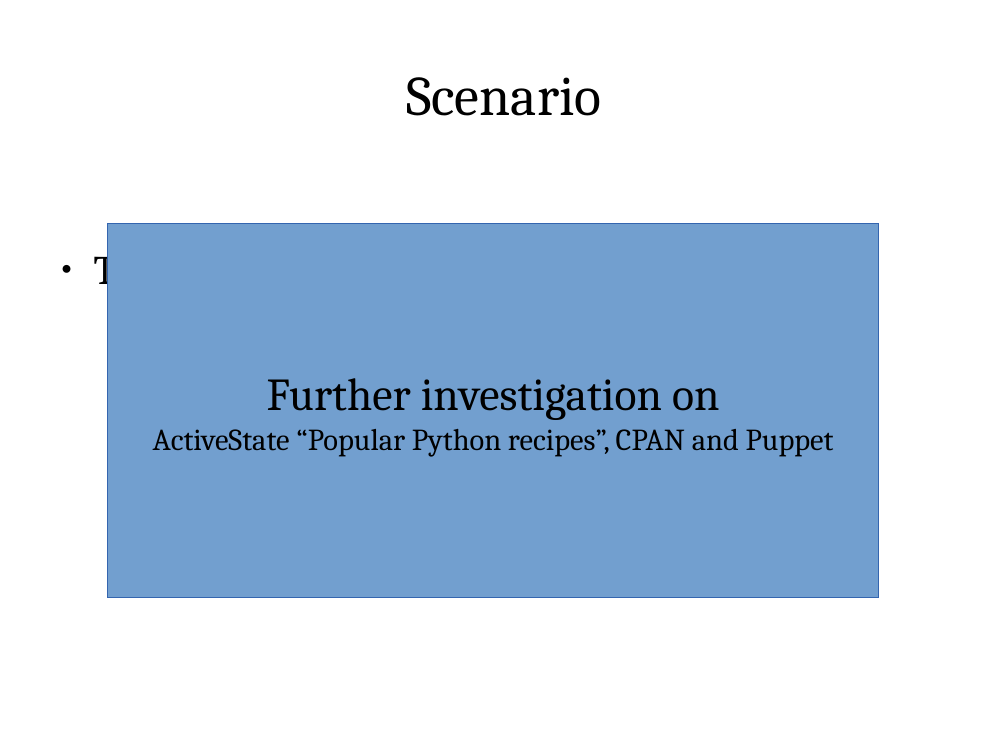
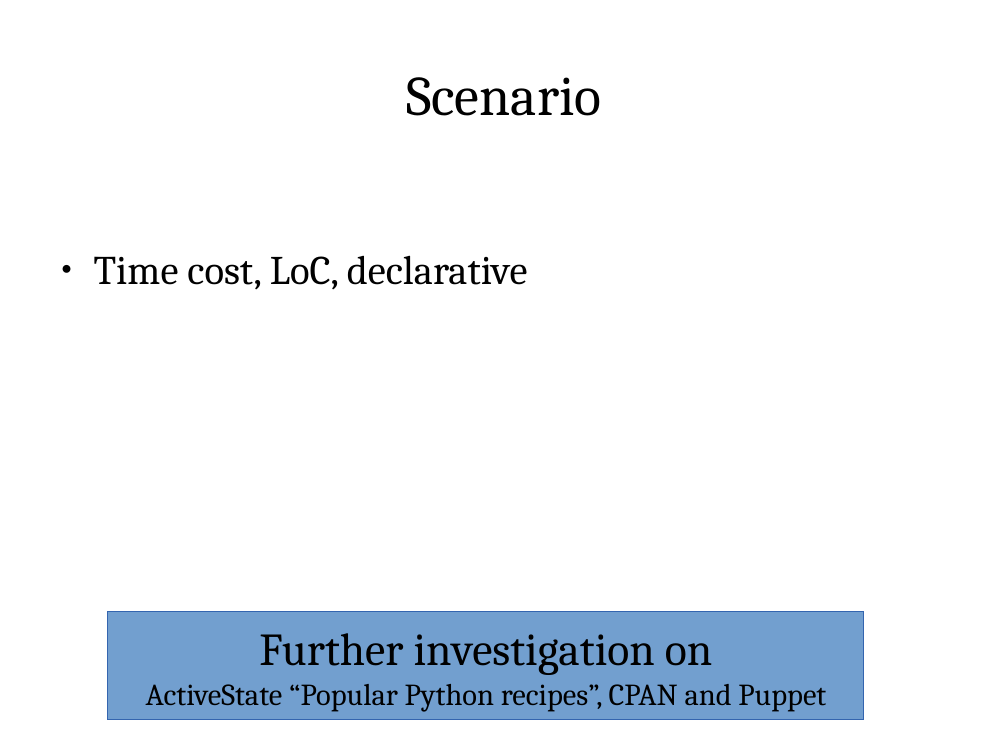
Before and after one commit to ShiZhan/fs-crawler, a slide deck: slide 4 of doc/oam.odp. Drawn at 1008x756 pixels with LibreOffice and Linux fonts; fonts in the diff are those of the drawing. Boxes give left, top, right and bottom in pixels: in the first picture for what was removed or moved away, otherwise in the second. Text is boxed around its words. In the diff, an @@ line names an element or a change of style, - is before the commit and + after.

```diff
--- a/doc/oam.odp
+++ b/doc/oam.odp
@@ rectangle "Further investigation on": place and size @@
-rectangle "Further investigation on" at bbox=[108, 223, 879, 597]
+rectangle "Further investigation on" at bbox=[108, 612, 864, 720]
```
Also in this commit, not shown: 2 other slides changed.
